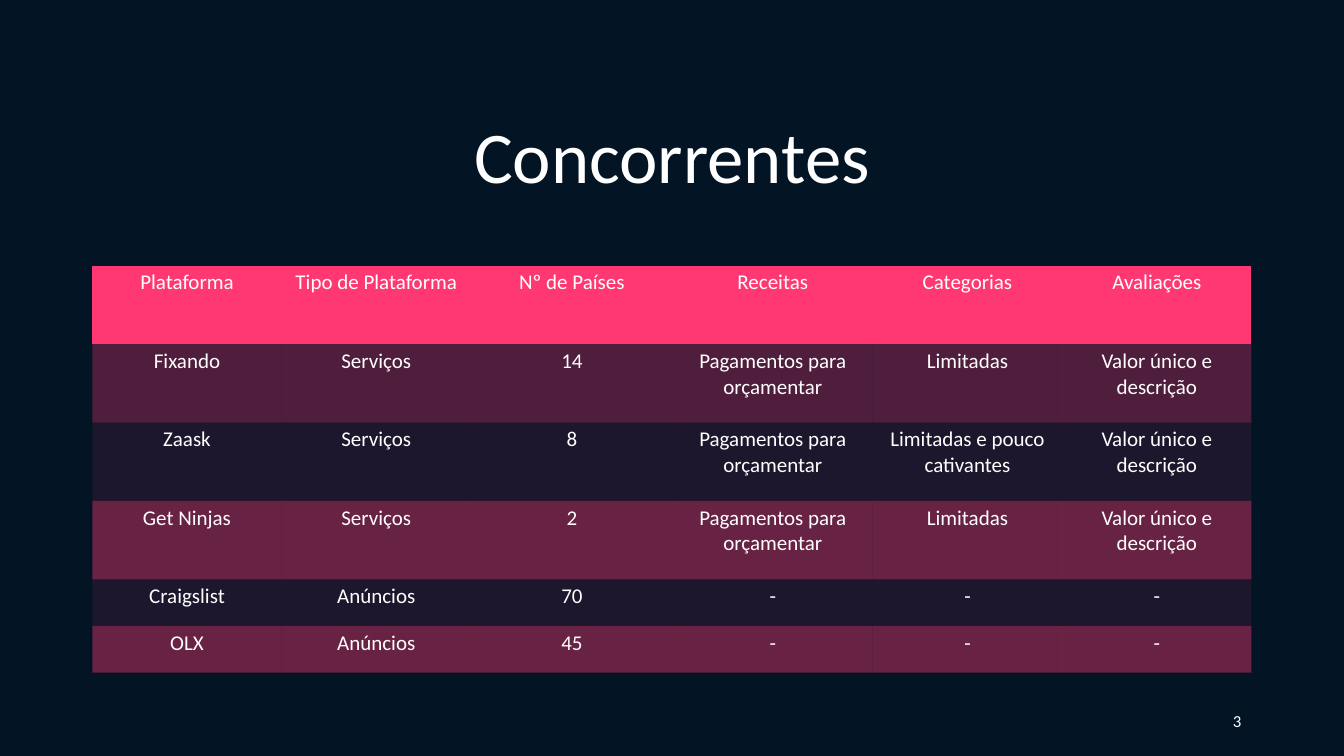
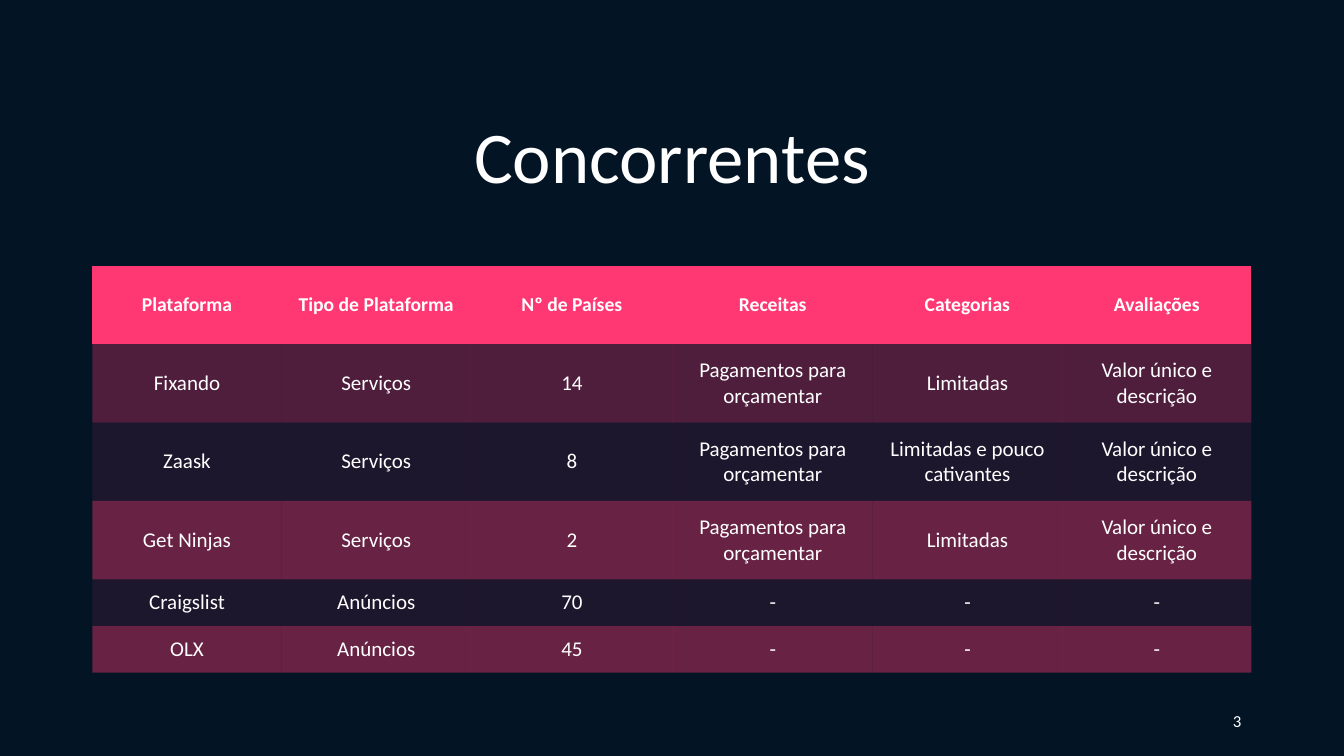
Before and after one commit to citoplasme/PEI2020, a slide deck: slide 4 of docs/apresentacoes/Semi_final_pitch.pptx. Drawn at 1344x756 pixels with LibreOffice and Linux fonts; fonts in the diff are those of the drawing. Boxes give left, top, right and bottom in pixels: in the first picture for what was removed or moved away, otherwise in the second. Text is boxed around its words. In the diff, an @@ line names an element or a change of style, - is before the commit and + after.

```diff
--- a/docs/apresentacoes/Semi_final_pitch.pptx
+++ b/docs/apresentacoes/Semi_final_pitch.pptx
@@ table at [93,266,1252,674] @@
@@ size 15 to 14 pt, bold on in "Plataforma", "Tipo de Plataforma", "Nº de Países", "Receitas" and 2 more places @@
```
Also in this commit, not shown: 1 other slide changed.
